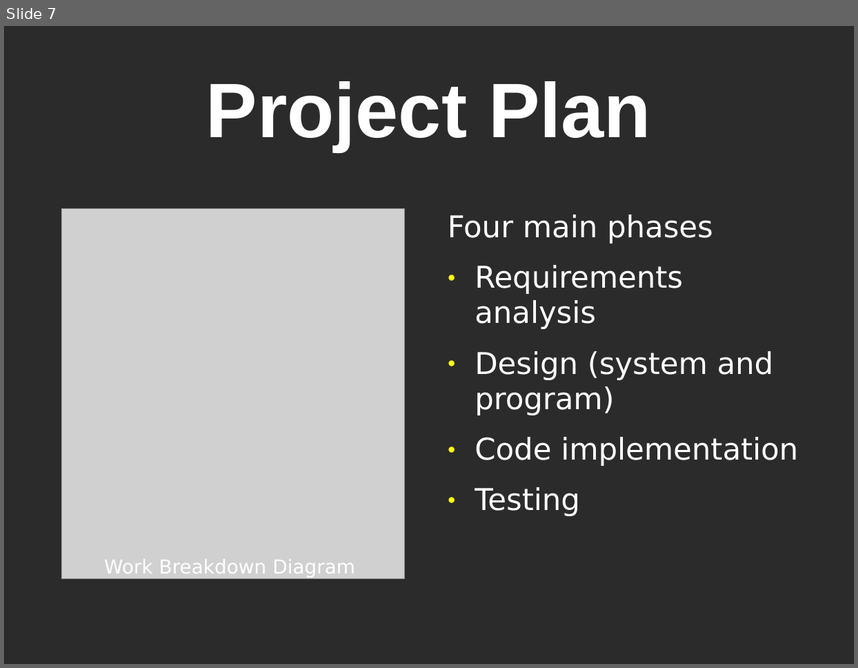
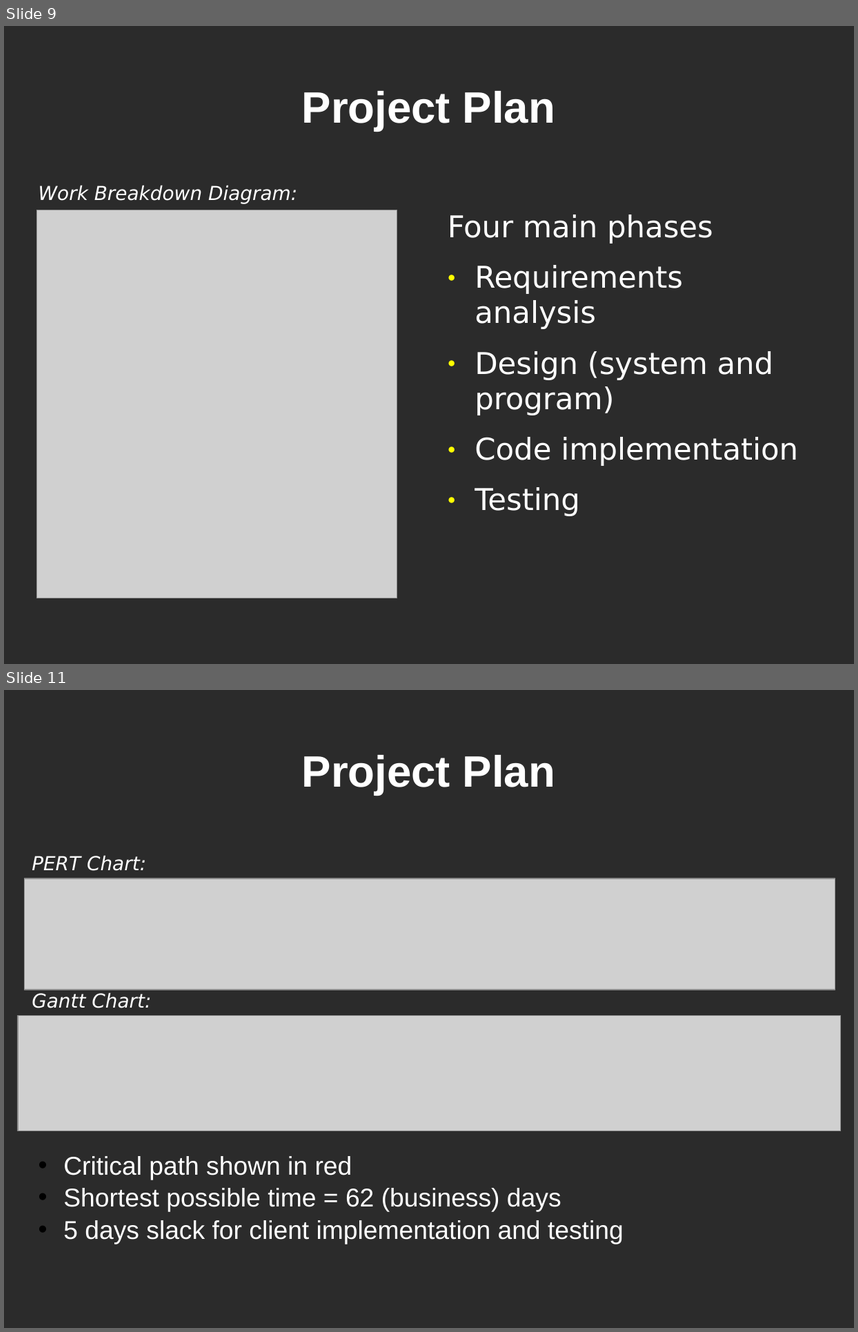
Before and after one commit to CoNetPad/CoNetPad, a slide deck: docs/Deliverable1/Presentation/Presentation1.ppt. Shown one above the other, each under a label of ours: slide 7 before the commit, slides 9 and 11 after it; the slides between them are not shown. The pictures are 858x668 and 858x1332 pixels, drawn with LibreOffice and Linux fonts; fonts in the diff are those of the drawing; grey boxes stand for pictures; background and template pictures are left out; a plain dark background stands for a picture behind light text. Boxes give left, top, right and bottom in pixels: in the first picture for what was removed or moved away, otherwise in the second. Text is boxed around its words. In the diff, an @@ line names an element or a change of style, - is before the commit and + after.

Commit message:
Added Project Plan section to presentation. Minor edits of other sections.

```diff
--- a/docs/Deliverable1/Presentation/Presentation1.ppt
+++ b/docs/Deliverable1/Presentation/Presentation1.ppt
@@ slide 11 added at (4, 690, 854, 1328), background picture (left out) @@
@@ title added at (302, 755, 555, 795), 41 pt, text #FFFFFF, bold @@
+Project Plan
@@ text added at (32, 855, 146, 871), 18 pt, text #FFFFFF, italic @@
+PERT Chart:
@@ picture added at (24, 878, 835, 989) @@
@@ text added at (32, 992, 151, 1008), 18 pt, text #FFFFFF, italic @@
+Gantt Chart:
@@ picture added at (18, 1016, 842, 1131) @@
@@ text added at (63, 1156, 624, 1244), 24 pt, text #FFFFFF @@
+• Critical path shown in red
+• Shortest possible time = 62 (business) days
+• 5 days slack for client implementation and testing
@@ what was slide 7 is now slide 9 @@
@@ slide 9 changed as well @@
@@ title "Project Plan" at (302, 91, 555, 131): size 72 to 41 pt @@
@@ text at (38, 185, 297, 203): text changed; italic on @@
-Work Breakdown Diagram
+Work Breakdown Diagram:
@@ picture: place and size @@
-picture at (62, 209, 405, 579)
+picture at (37, 210, 397, 597)
```
Also in this commit, not shown: 13 other slides changed, 2 other slides added, 2 slides removed, 1 other file.
